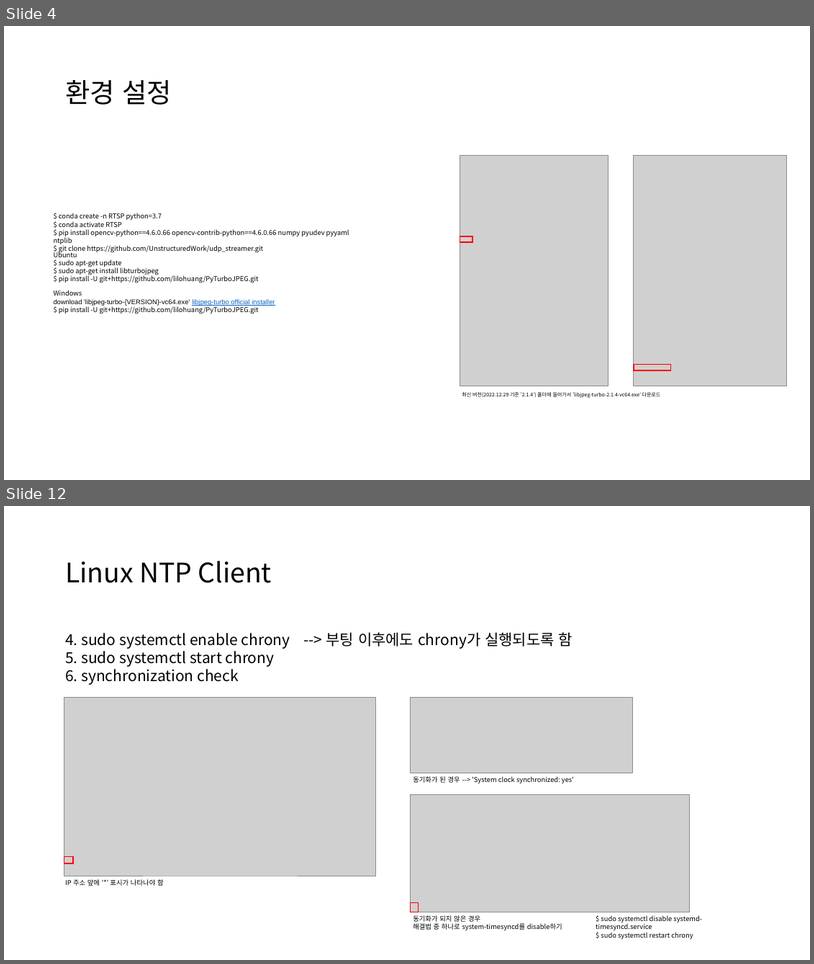
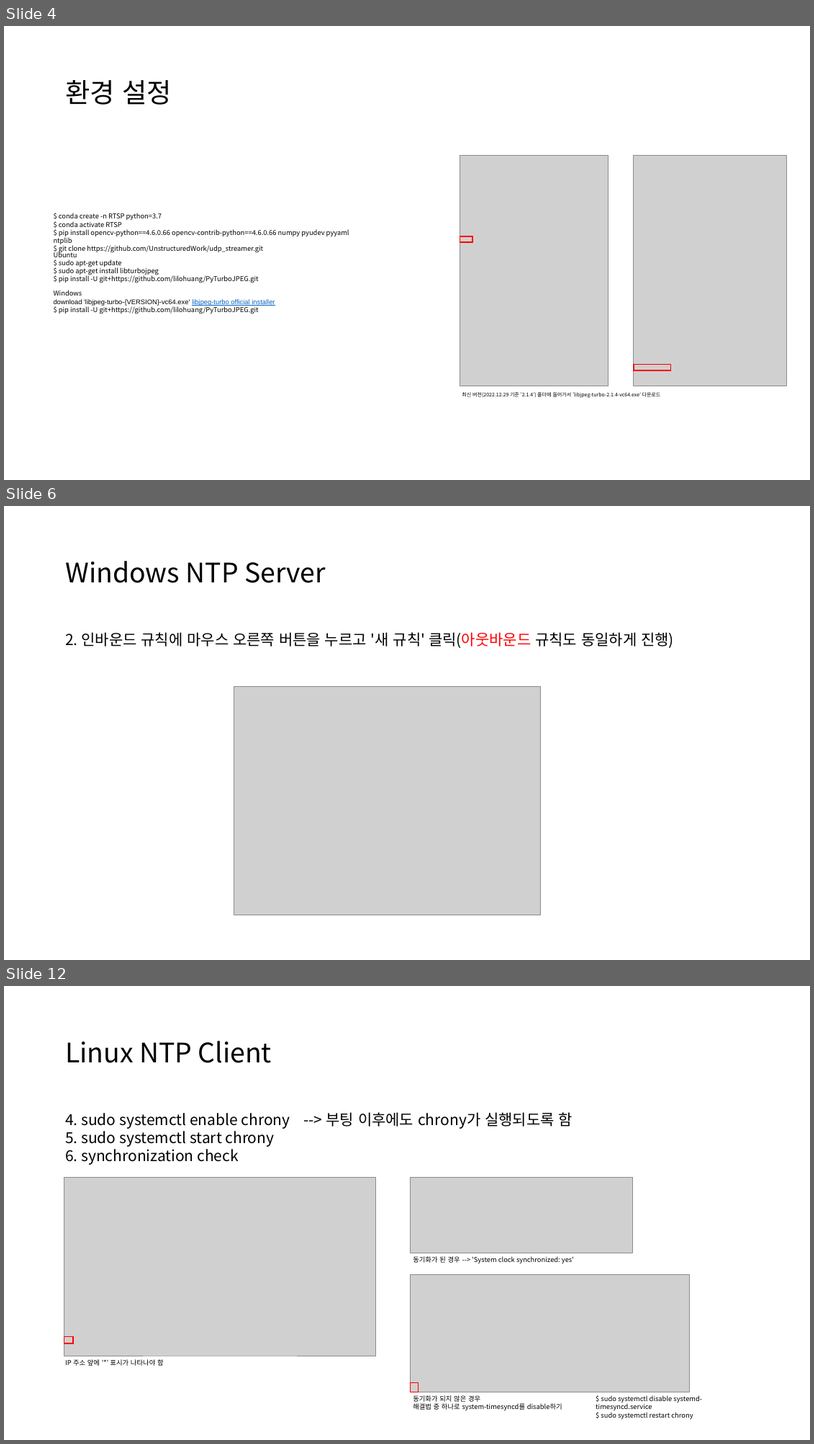
Before and after one commit to UnstructuredWork/udp_client, a slide deck: doc/time_synchronization.pptx. Shown one above the other, each under a label of ours: slides 4 and 12 before the commit, slides 4, 6 and 12 after it; the slides between them are not shown. The pictures are 814x964 and 814x1444 pixels, drawn with LibreOffice and Linux fonts; fonts in the diff are those of the drawing; grey boxes stand for pictures. Boxes give left, top, right and bottom in pixels: in the first picture for what was removed or moved away, otherwise in the second. Text is boxed around its words. In the diff, an @@ line names an element or a change of style, - is before the commit and + after.

```diff
--- a/doc/time_synchronization.pptx
+++ b/doc/time_synchronization.pptx
@@ slide 6 added at (4, 506, 810, 960), background #FFFFFF @@
@@ title added at (65, 561, 326, 583), 32 pt, text #000000 @@
+Windows NTP Server
@@ text added at (65, 632, 674, 648), 18 pt, text #000000 @@
+2. 인바운드 규칙에 마우스 오른쪽 버튼을 누르고 '새 규칙' 클릭(아웃바운드 규칙도 동일하게 진행)
@@ picture added at (234, 686, 540, 915) @@
```
Also in this commit, not shown: 6 slides changed, 5 other slides added, 5 slides removed.
